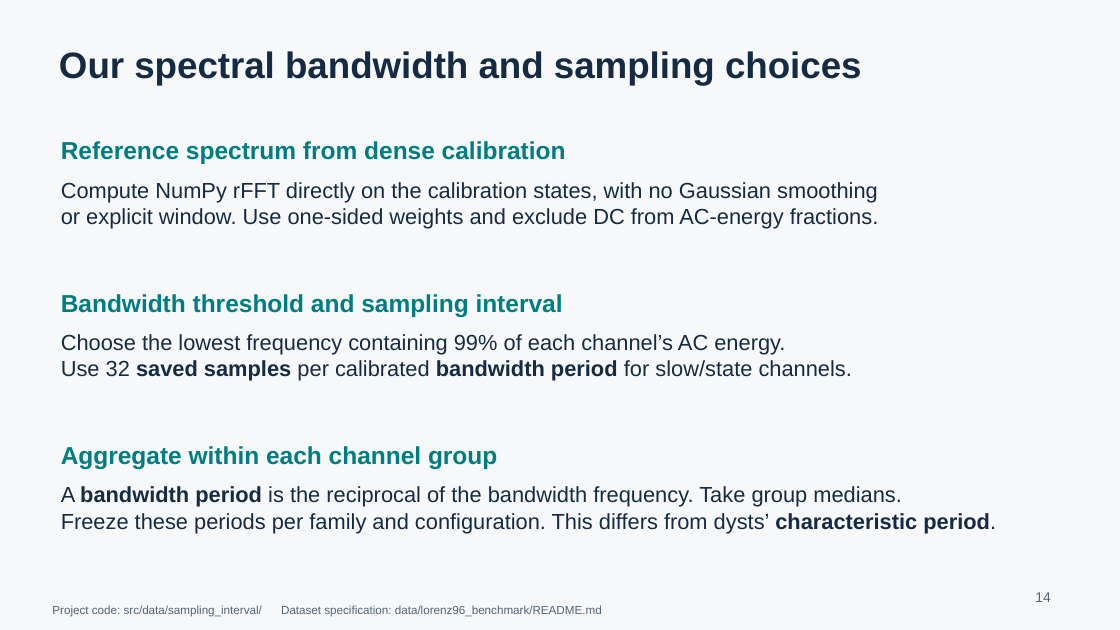
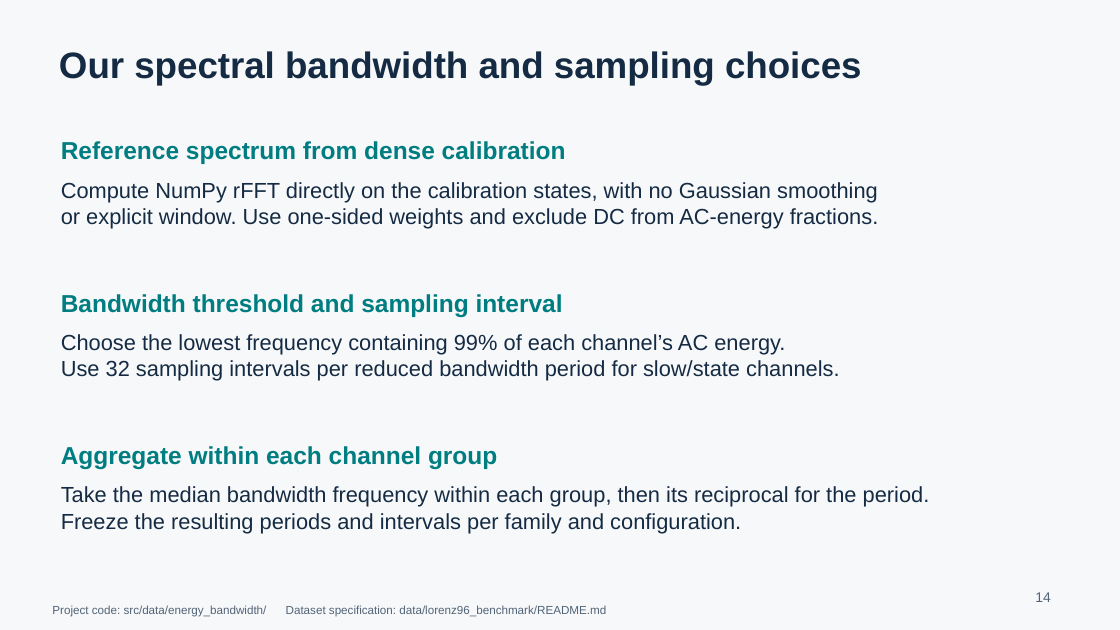
Before and after one commit to yzheng-ee/MultiscaleDynamicsAI, a slide deck: slide 17 of presentation.pptx. Drawn at 1120x630 pixels with LibreOffice and Linux fonts; fonts in the diff are those of the drawing. Boxes give left, top, right and bottom in pixels: in the first picture for what was removed or moved away, otherwise in the second. Text is boxed around its words. In the diff, an @@ line names an element or a change of style, - is before the commit and + after.

Commit message:
Refined Lorenz96-benchmark construction pipeline

```diff
--- a/presentation.pptx
+++ b/presentation.pptx
@@ text at (61,360,839,381): text changed @@
-Use 32 saved samples per calibrated bandwidth period for slow/state channels.
+Use 32 sampling intervals per reduced bandwidth period for slow/state channels.
@@ text at (61,486,930,533): text changed @@
-A bandwidth period is the reciprocal of the bandwidth frequency. Take group medians.
-Freeze these periods per family and configuration. This differs from dysts’ characteristic period.
+Take the median bandwidth frequency within each group, then its reciprocal for the period.
+Freeze the resulting periods and intervals per family and configuration.
@@ text at (52,605,606,617): text changed @@
-Project code: src/data/sampling_interval/ Dataset specification: data/lorenz96_benchmark/README.md
+Project code: src/data/energy_bandwidth/ Dataset specification: data/lorenz96_benchmark/README.md
```
Also in this commit, not shown: 19 other slides changed, 52 other files.
